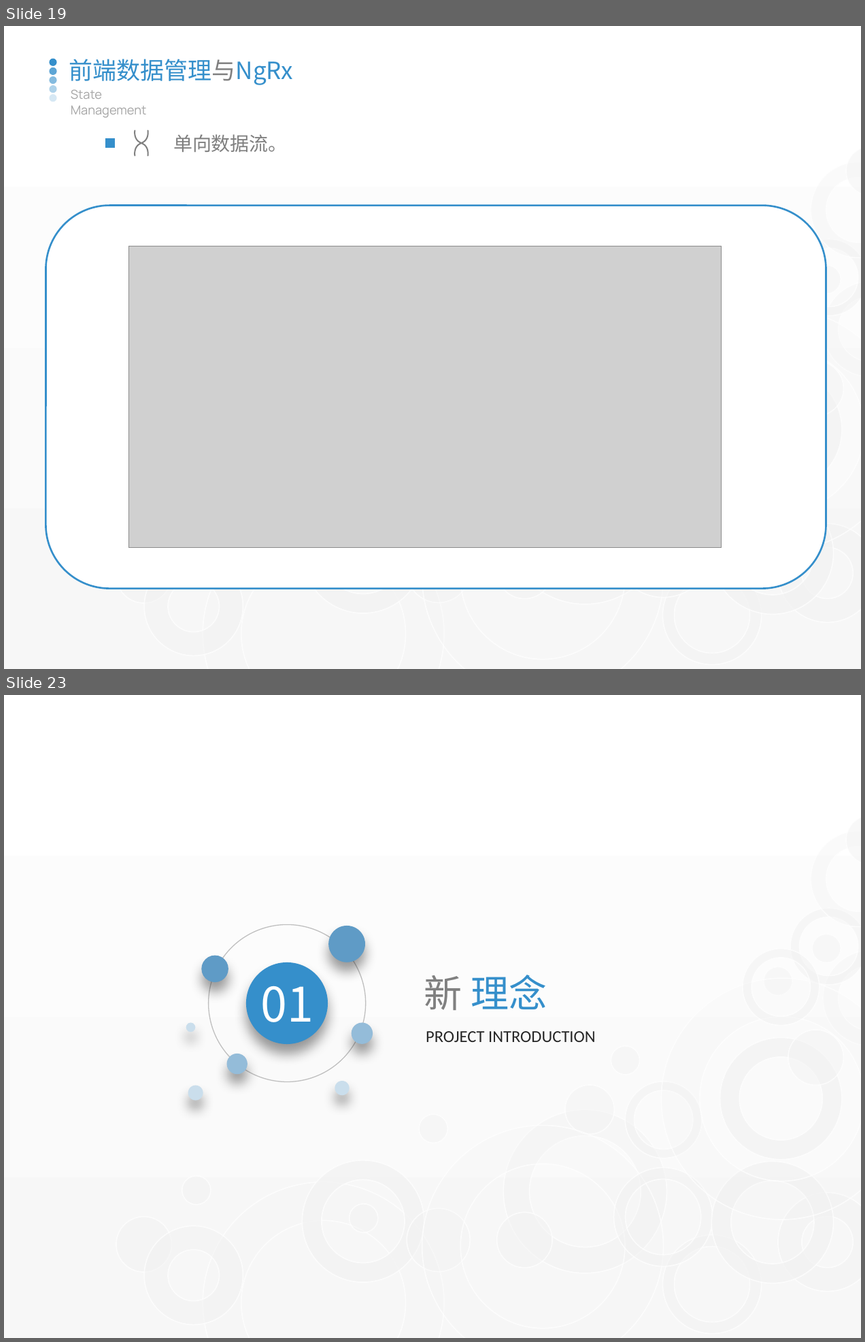
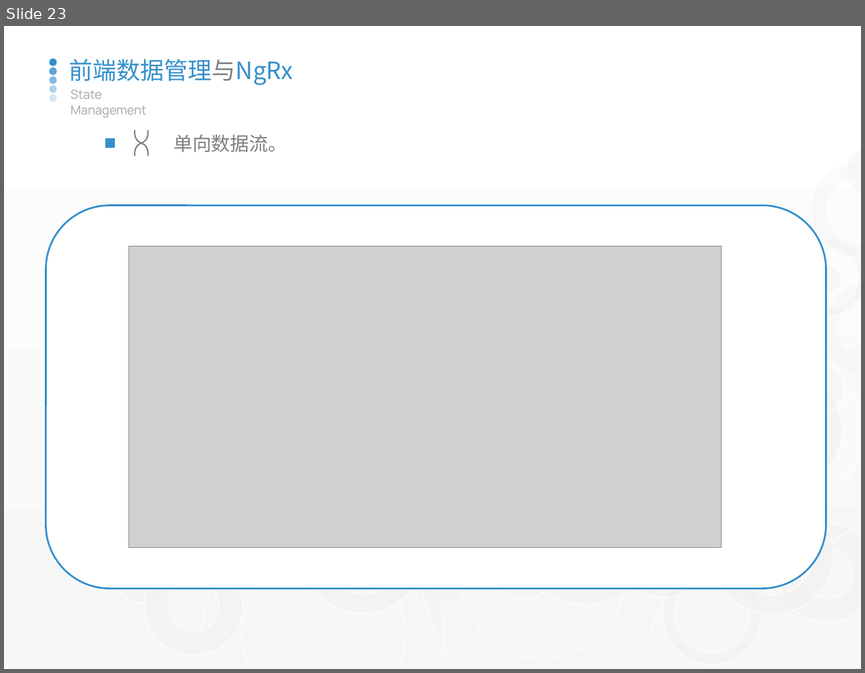
Before and after one commit to watermoonlx/playground-v2, a slide deck: ppt/RxJS & NgRxj.pptx. Shown one above the other, each under a label of ours: slides 19 and 23 before the commit, slide 23 after it; the slides between them are not shown. The pictures are 865x1342 and 865x673 pixels, drawn with LibreOffice and Linux fonts; fonts in the diff are those of the drawing; grey boxes stand for pictures. Boxes give left, top, right and bottom in pixels: in the first picture for what was removed or moved away, otherwise in the second. Text is boxed around its words. In the diff, an @@ line names an element or a change of style, - is before the commit and + after.

```diff
--- a/ppt/RxJS & NgRxj.pptx
+++ b/ppt/RxJS & NgRxj.pptx
@@ slide 23 removed at (x1=4, y1=695, x2=861, y2=1338), background gradient #FFFFFF to #F7F7F7; not listed: 20 template elements that a slide beside it also shows @@
@@ ellipse removed at (x1=209, y1=925, x2=366, y2=1081) @@
@@ ellipse removed at (x1=329, y1=926, x2=366, y2=962) @@
@@ ellipse removed at (x1=201, y1=955, x2=228, y2=982) @@
@@ ellipse removed at (x1=245, y1=962, x2=327, y2=1044) @@
@@ text removed at (x1=424, y1=974, x2=547, y2=1010) @@
-新 理念
@@ text removed at (x1=260, y1=986, x2=313, y2=1022) @@
-01
@@ ellipse removed at (x1=186, y1=1022, x2=195, y2=1032) @@
@@ ellipse removed at (x1=351, y1=1022, x2=373, y2=1044) @@
@@ text removed at (x1=426, y1=1031, x2=596, y2=1042) @@
-PROJECT INTRODUCTION
@@ ellipse removed at (x1=227, y1=1053, x2=247, y2=1074) @@
@@ ellipse removed at (x1=334, y1=1081, x2=349, y2=1095) @@
@@ ellipse removed at (x1=188, y1=1085, x2=204, y2=1100) @@
@@ group removed at (x1=181, y1=947, x2=822, y2=1236): 6 ellipses, 2 donuts @@
@@ what was slide 19 is now slide 23 @@
```
Also in this commit, not shown: 4 slides changed, 7 slides added, 21 other slides removed, 13 other files.
